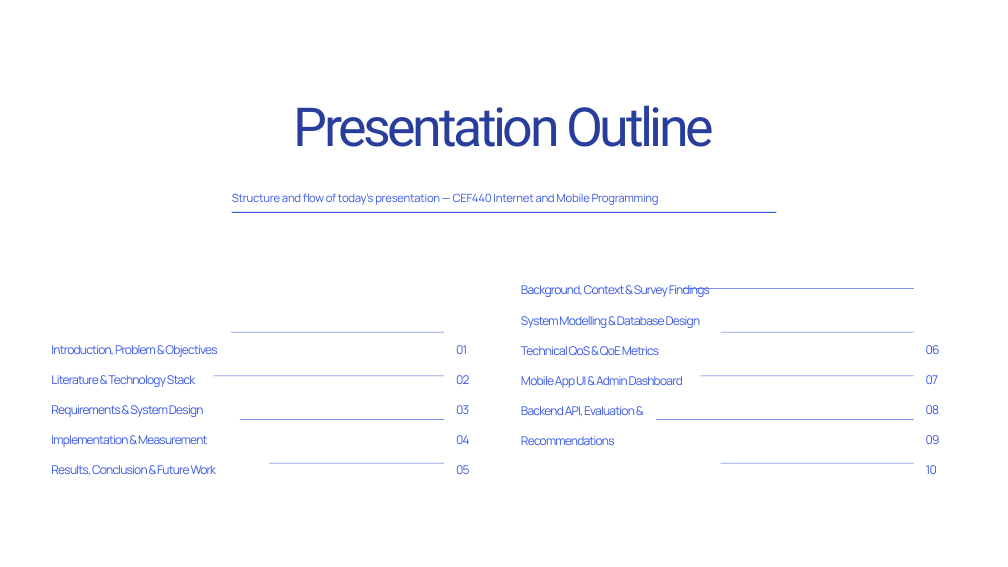
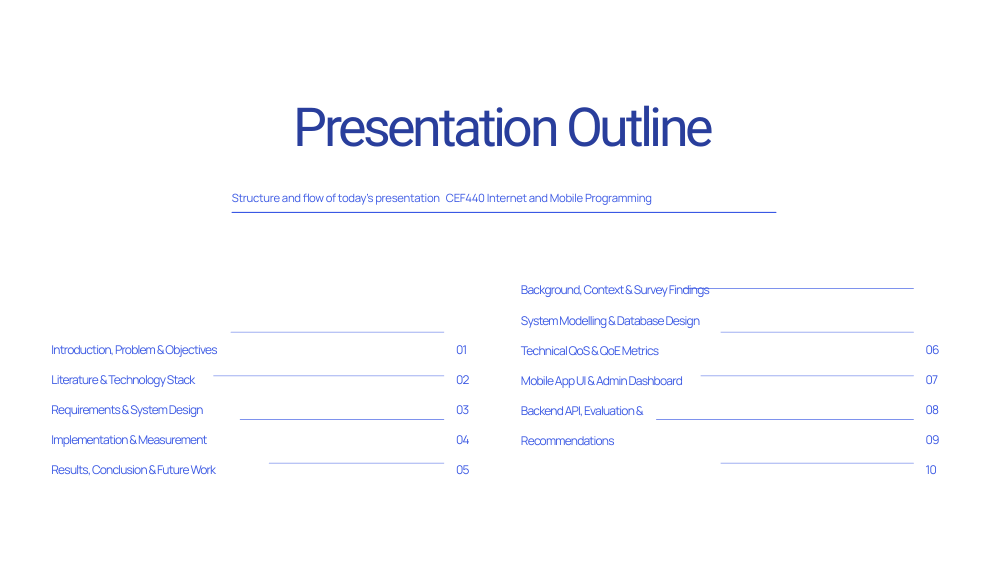
Before and after one commit to BrayanMorningstar237/CEF440_Group5, a slide deck: slide 2 of Final Report Group 5/Final PPT Group 5.pptx. Drawn at 1008x567 pixels with LibreOffice and Linux fonts; fonts in the diff are those of the drawing; background and template pictures are left out. Boxes give left, top, right and bottom in pixels: in the first picture for what was removed or moved away, otherwise in the second. Text is boxed around its words. In the diff, an @@ line names an element or a change of style, - is before the commit and + after.

```diff
--- a/Final Report Group 5/Final PPT Group 5.pptx
+++ b/Final Report Group 5/Final PPT Group 5.pptx
@@ text at <box>232,193,652,205</box>: text changed @@
-Structure and flow of today's presentation — CEF440 Internet and Mobile Programming
+Structure and flow of today's presentation CEF440 Internet and Mobile Programming
```
Also in this commit, not shown: 2 other slides changed, 1 other file.
